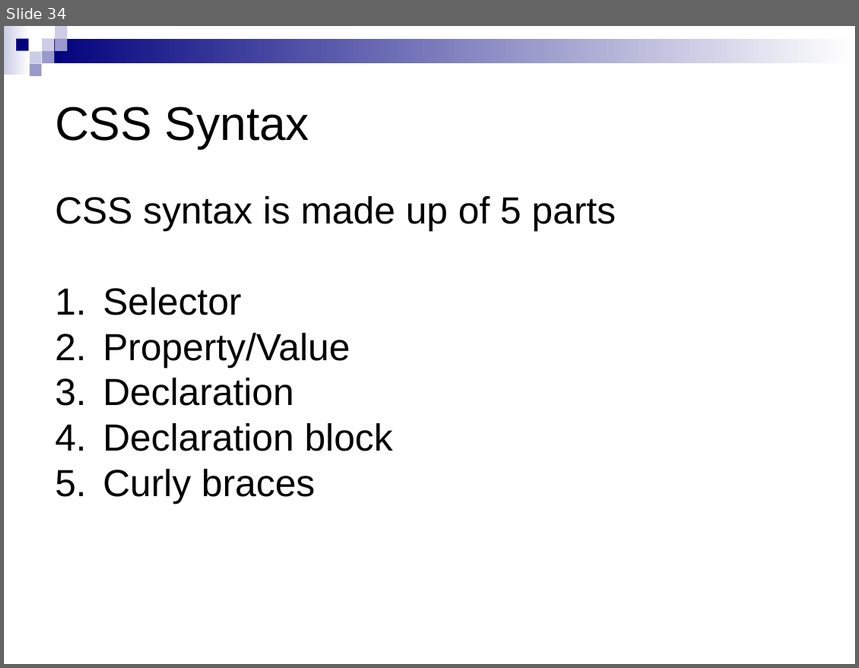
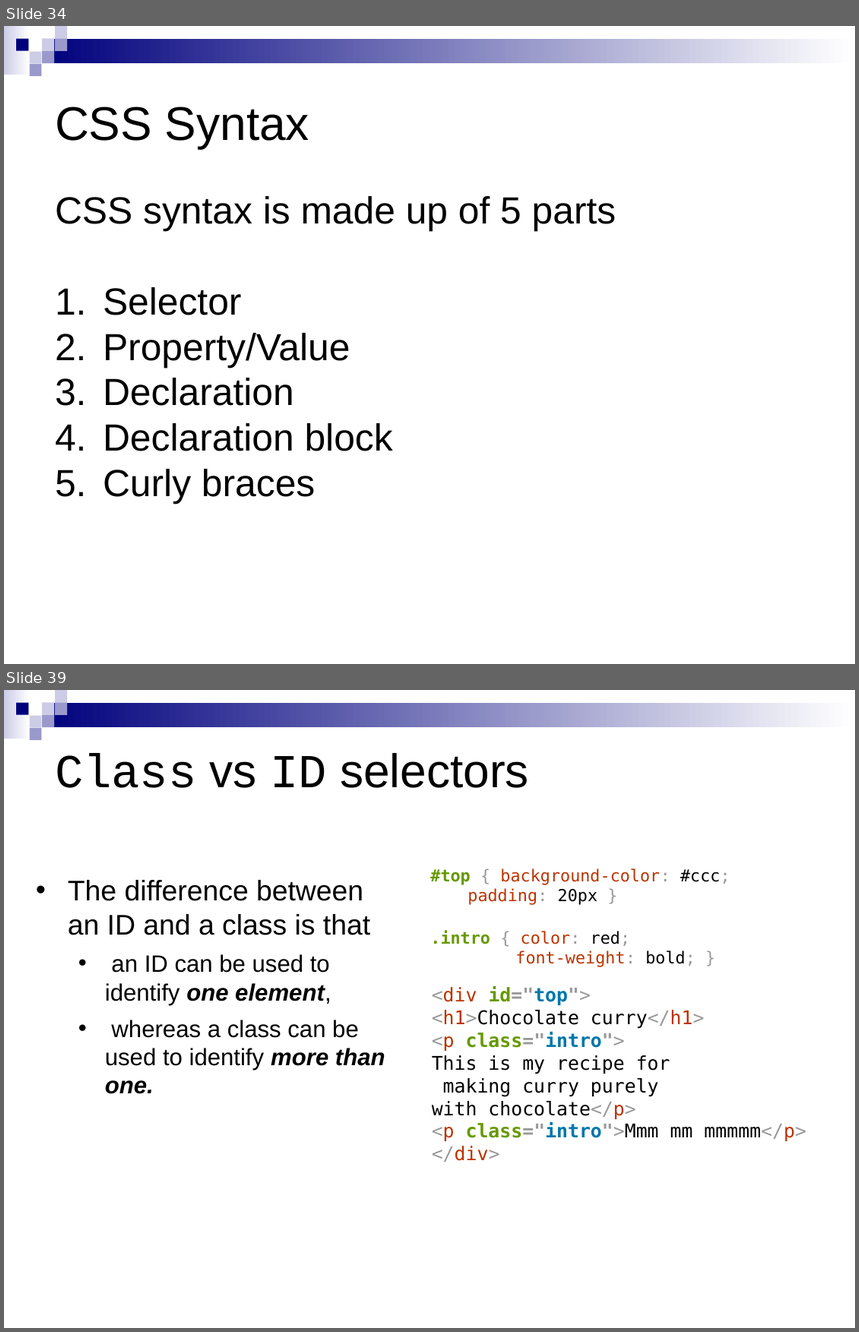
Before and after one commit to ASPteaching/WebScraping_with_R, a slide deck: WebScraping_course/WebScrapping-1a-HTML & CSS.pptx. Shown one above the other, each under a label of ours: slide 34 before the commit, slides 34 and 39 after it; the slides between them are not shown. The pictures are 859x668 and 859x1332 pixels, drawn with LibreOffice and Linux fonts; fonts in the diff are those of the drawing. Boxes give left, top, right and bottom in pixels: in the first picture for what was removed or moved away, otherwise in the second. Text is boxed around its words. In the diff, an @@ line names an element or a change of style, - is before the commit and + after.

```diff
--- a/WebScraping_course/WebScrapping-1a-HTML & CSS.pptx
+++ b/WebScraping_course/WebScrapping-1a-HTML & CSS.pptx
@@ slide 39 added at (x1=4, y1=690, x2=855, y2=1328), background #FFFFFF; not listed: 9 template elements that a slide beside it also shows @@
@@ title added at (x1=55, y1=753, x2=529, y2=788), 40 pt, text #000000 @@
+Class vs ID selectors
@@ text added at (x1=430, y1=869, x2=731, y2=967), 14 pt, text #BB3300 @@
+#top { background-color: #ccc;
+  padding: 20px }
+.intro { color: red;
+font-weight: bold; }
@@ text added at (x1=68, y1=880, x2=386, y2=1094), 20 pt, text #000000 @@
+• The difference between an ID and a class is that
+  • an ID can be used to identify one element,
+  • whereas a class can be used to identify more than one.
@@ text added at (x1=432, y1=986, x2=807, y2=1162), 16 pt, text #000000 @@
+<div id="top">
+<h1>Chocolate curry</h1>
+<p class="intro">
+This is my recipe for
+making curry purely
+with chocolate</p>
+<p class="intro">Mmm mm mmmmm</p>
+</div>
```
Also in this commit, not shown: 11 slides changed, 8 other files.
